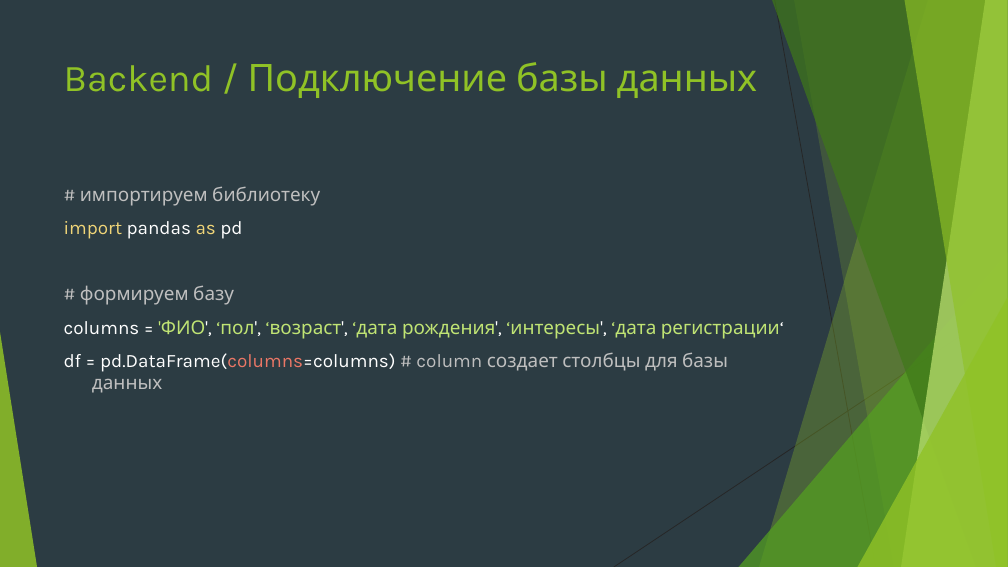
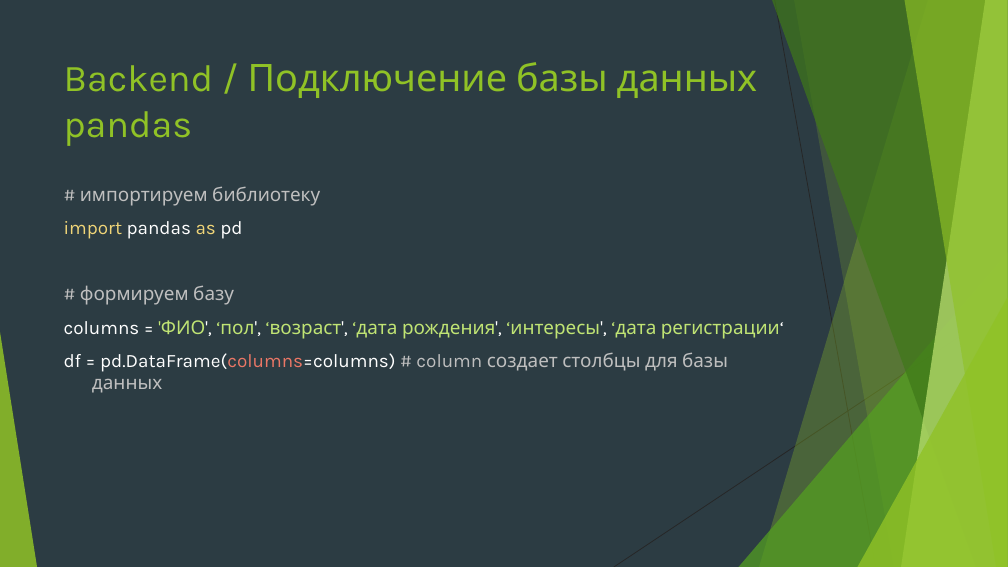
Before and after one commit to Yegor9151/for_corund, a slide deck: slide 14 of course_project_for_korund/ver 1.1/уроки/урок 7.pptx. Drawn at 1008x567 pixels with LibreOffice and Linux fonts; fonts in the diff are those of the drawing. Boxes give left, top, right and bottom in pixels: in the first picture for what was removed or moved away, otherwise in the second. Text is boxed around its words. In the diff, an @@ line names an element or a change of style, - is before the commit and + after.

```diff
--- a/course_project_for_korund/ver 1.1/уроки/урок 7.pptx
+++ b/course_project_for_korund/ver 1.1/уроки/урок 7.pptx
@@ title at box(64, 62, 758, 146): text changed @@
-Backend / Подключение базы данных
+Backend / Подключение базы данных pandas
```
Also in this commit, not shown: 4 other slides changed, 6 slides added.
